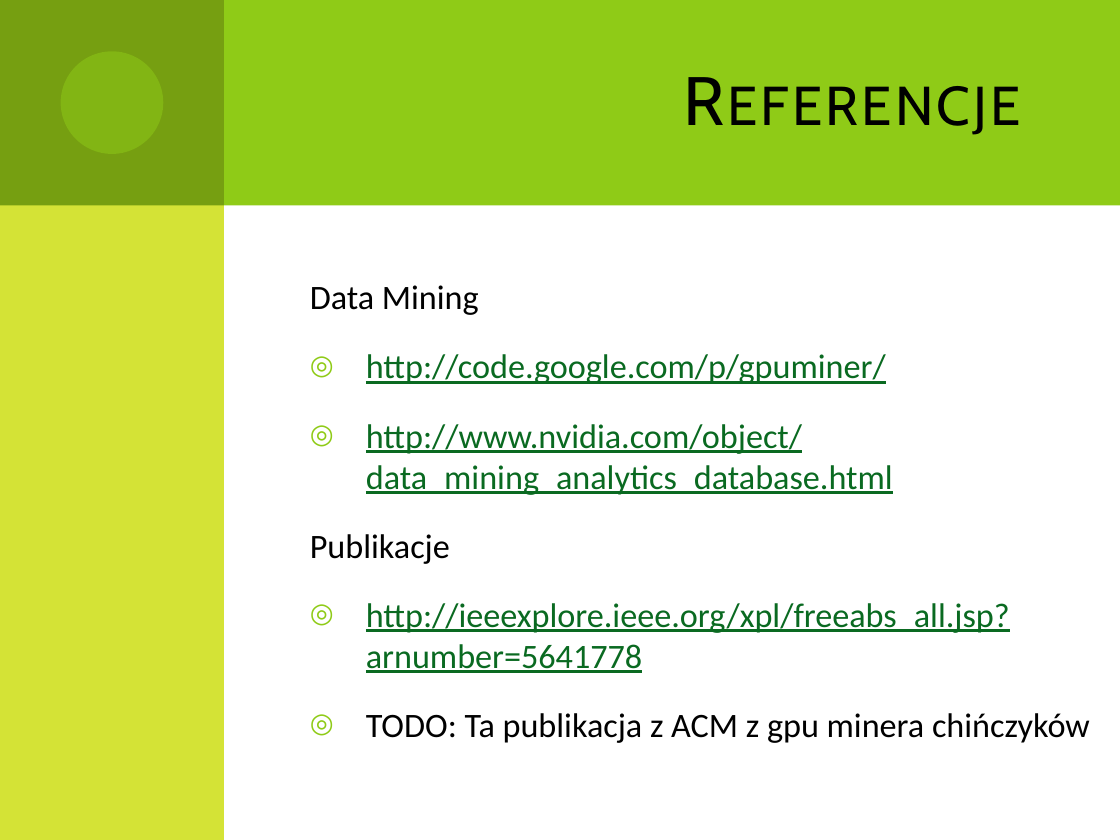
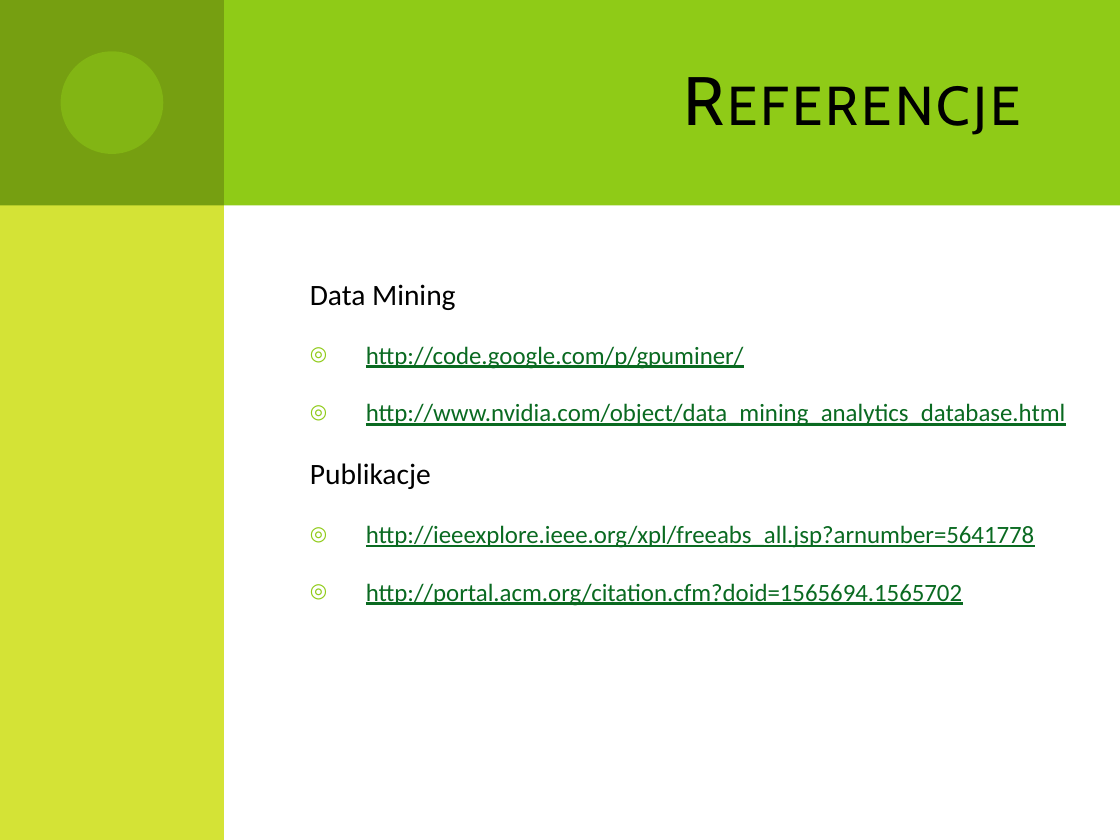
Before and after one commit to Dzess/DMARF, a slide deck: slide 24 of presentation/GPGPU_in_data_minig.pptx (slide 23 before the commit). Drawn at 1120x840 pixels with LibreOffice and Linux fonts; fonts in the diff are those of the drawing. Boxes give left, top, right and bottom in pixels: in the first picture for what was removed or moved away, otherwise in the second. Text is boxed around its words. In the diff, an @@ line names an element or a change of style, - is before the commit and + after.

Commit message:
update

```diff
--- a/presentation/GPGPU_in_data_minig.pptx
+++ b/presentation/GPGPU_in_data_minig.pptx
@@ text at bbox=[310, 284, 1065, 548]: size 22 to 19 pt in "Data Mining", "Publikacje"; size 22 to 16 pt in "http://code.google.com/p/gpuminer/", "http://www.nvidia.com/object/data_mining_analytics_database. ...", "http://ieeexplore.ieee.org/xpl/freeabs_all.jsp?arnumber=5641 ..." @@
@@ text at bbox=[366, 583, 962, 606]: text changed; size 22 to 16 pt; text colour #000000 to #0A6A21 @@
-◎ TODO: Ta publikacja z ACM z gpu minera chińczyków
+◎ http://portal.acm.org/citation.cfm?doid=1565694.1565702
```
Also in this commit, not shown: 6 other slides changed, 5 slides added, 4 slides removed.
